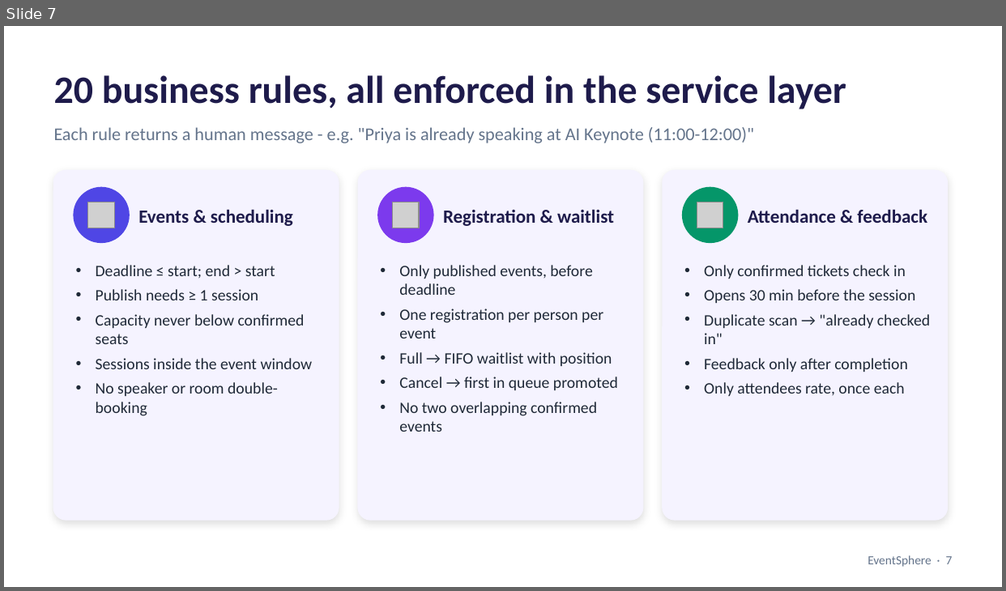
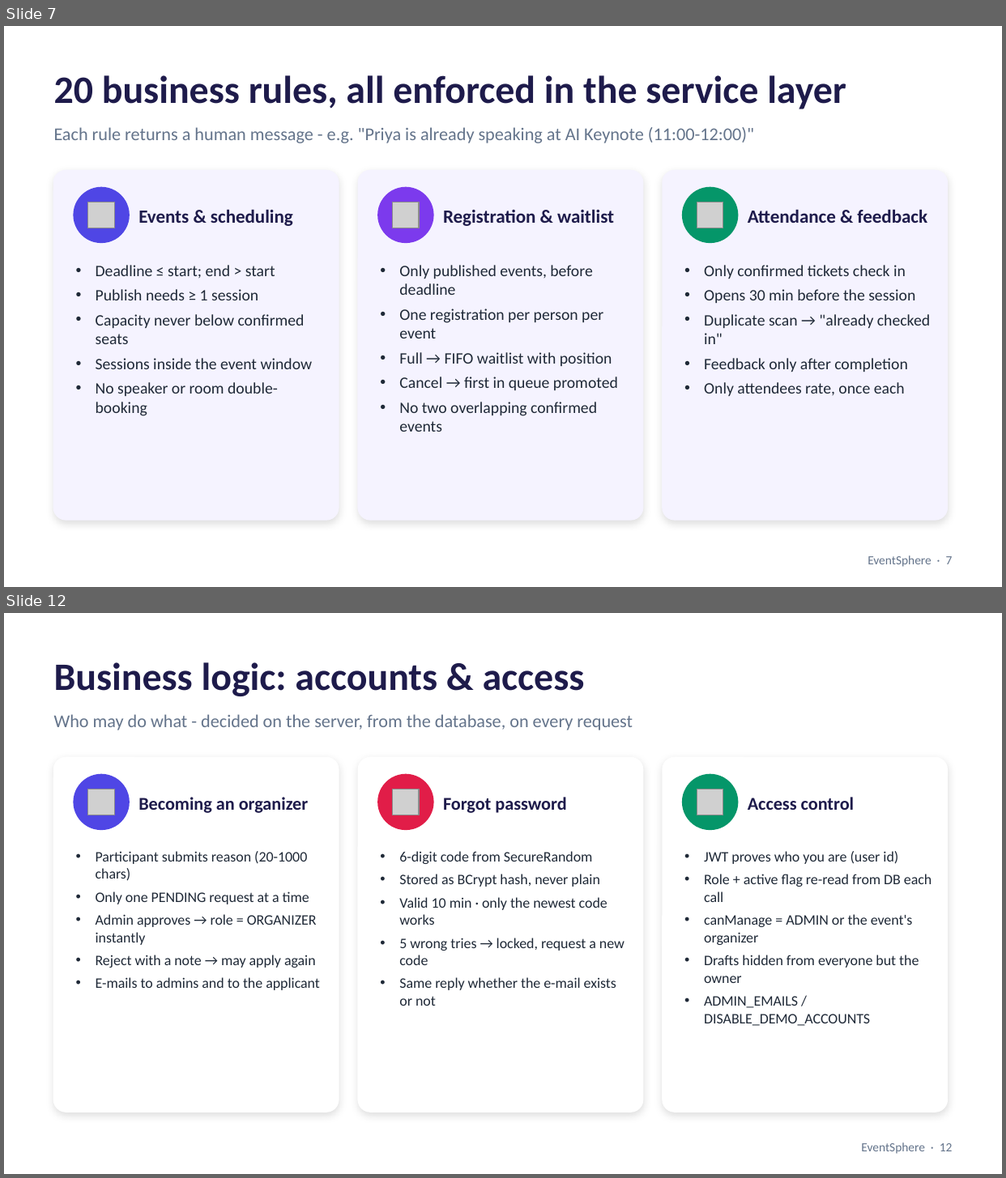
Before and after one commit to Disha-Hambire/eventsphere, a slide deck: docs/EventSphere-Presentation.pptx. Shown one above the other, each under a label of ours: slide 7 before the commit, slides 7 and 12 after it; the slides between them are not shown. The pictures are 1006x591 and 1006x1178 pixels, drawn with LibreOffice and Linux fonts; fonts in the diff are those of the drawing; grey boxes stand for pictures. Boxes give left, top, right and bottom in pixels: in the first picture for what was removed or moved away, otherwise in the second. Text is boxed around its words. In the diff, an @@ line names an element or a change of style, - is before the commit and + after.

```diff
--- a/docs/EventSphere-Presentation.pptx
+++ b/docs/EventSphere-Presentation.pptx
@@ slide 12 added at [4,613,1002,1174], background #FFFFFF @@
@@ text added at [54,662,585,696], 28 pt, text #1E1B4B, bold @@
+Business logic: accounts & access
@@ text added at [54,714,633,730], 13 pt, text #64748B @@
+Who may do what - decided on the server, from the database, on every request
@@ rounded rectangle added at [54,758,339,1112], fill #FFFFFF, outline #FFFFFF 1 pt @@
@@ rounded rectangle added at [358,758,642,1112], fill #FFFFFF, outline #FFFFFF 1 pt @@
@@ rounded rectangle added at [663,758,947,1112], fill #FFFFFF, outline #FFFFFF 1 pt @@
@@ ellipse added at [74,775,129,829], fill #4F46E5, outline #4F46E5 1 pt @@
@@ ellipse added at [378,775,433,829], fill #E11D48, outline #E11D48 1 pt @@
@@ ellipse added at [683,775,738,829], fill #059669, outline #059669 1 pt @@
@@ picture added at [87,789,114,815] @@
@@ text added at [138,797,308,813], 13 pt, text #1E1B4B, bold @@
+Becoming an organizer
@@ picture added at [392,789,418,815] @@
@@ text added at [443,797,566,813], 13 pt, text #1E1B4B, bold @@
+Forgot password
@@ picture added at [697,789,722,815] @@
@@ text added at [748,797,854,810], 13 pt, text #1E1B4B, bold @@
+Access control
@@ text added at [96,851,320,990], 10.5 pt, text #1F2937 @@
+• Participant submits reason (20-1000 chars)
+• Only one PENDING request at a time
+• Admin approves → role = ORGANIZER instantly
+• Reject with a note → may apply again
+• E-mails to admins and to the applicant
@@ text added at [399,851,624,1006], 10.5 pt, text #1F2937 @@
+• 6-digit code from SecureRandom
+• Stored as BCrypt hash, never plain
+• Valid 10 min · only the newest code works
+• 5 wrong tries → locked, request a new code
+• Same reply whether the e-mail exists or not
@@ text added at [704,851,931,1026], 10.5 pt, text #1F2937 @@
+• JWT proves who you are (user id)
+• Role + active flag re-read from DB each call
+• canManage = ADMIN or the event's organizer
+• Drafts hidden from everyone but the owner
+• ADMIN_EMAILS / DISABLE_DEMO_ACCOUNTS
@@ text added at [861,1143,953,1154], 9 pt, text #64748B @@
+EventSphere · 12
```
Also in this commit, not shown: 12 slides changed, 4 other slides added.
